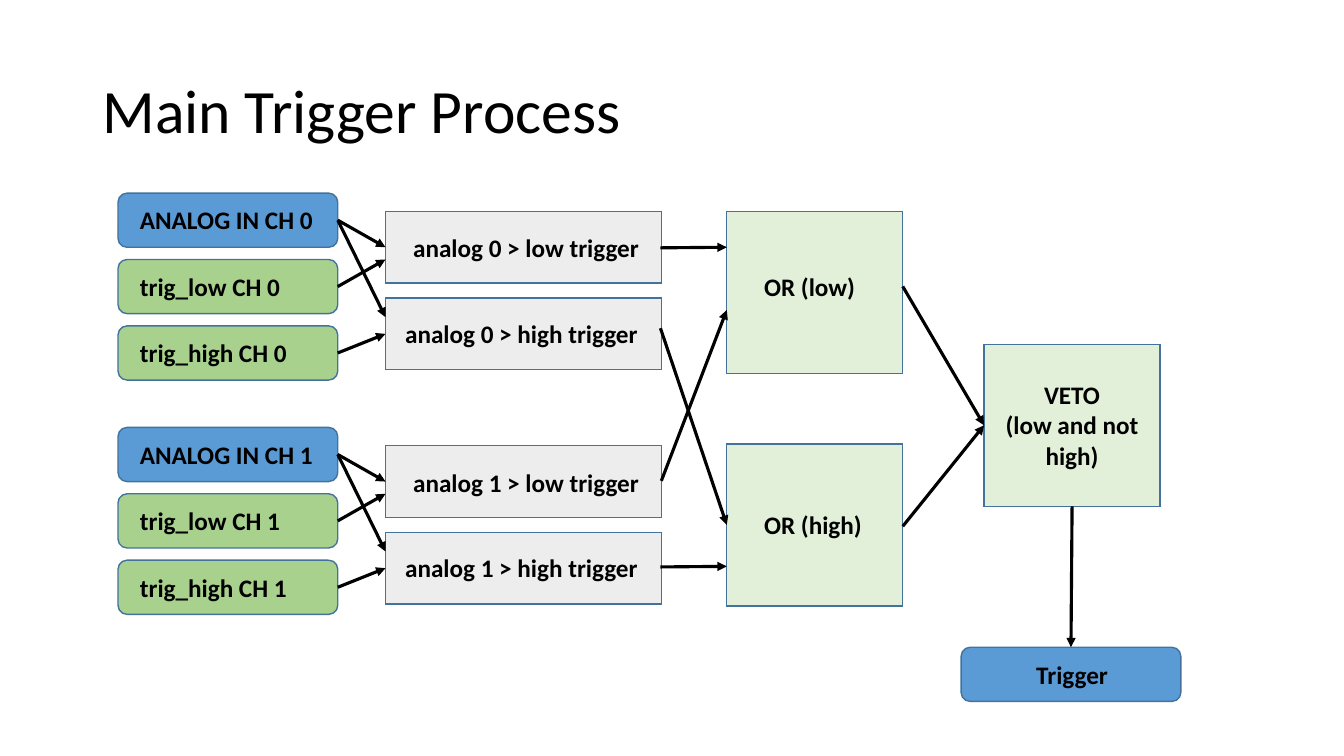
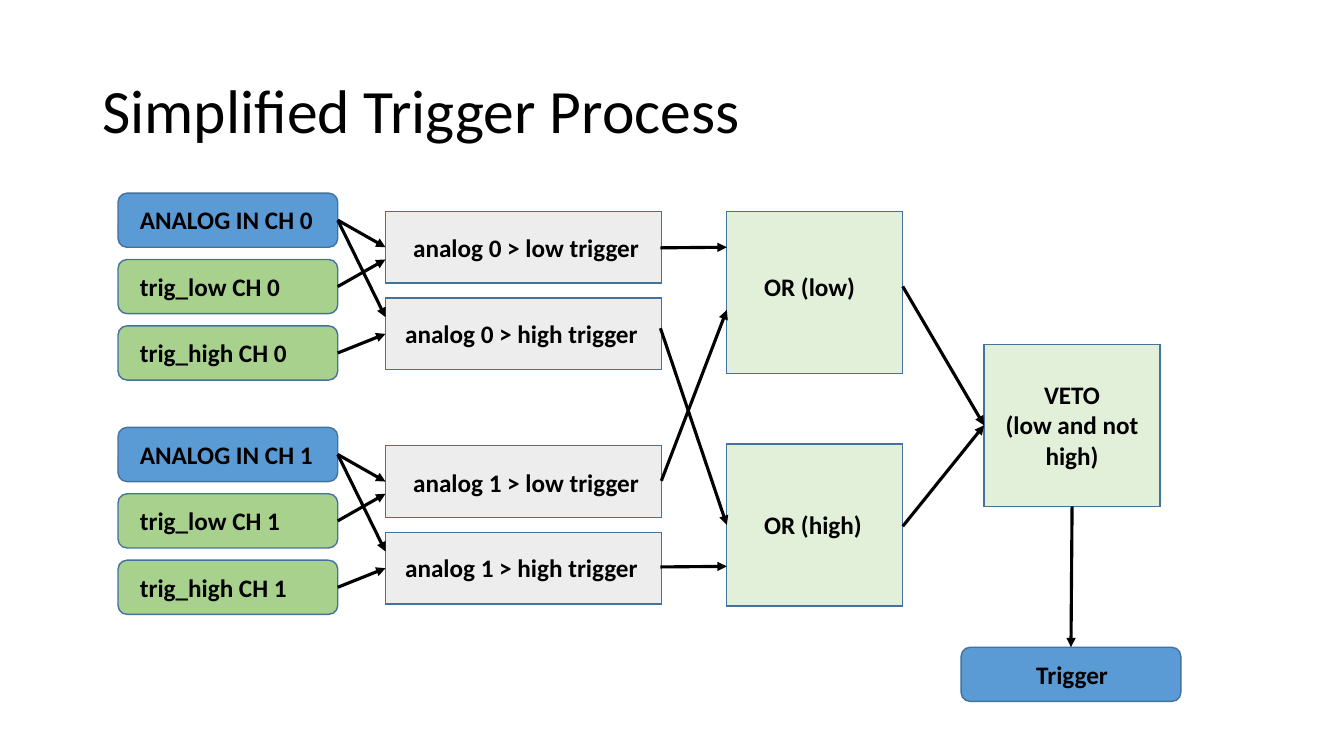
Before and after one commit to villano-lab/R76Firmware, a slide deck: slide 4 of docs/Firmware_Guide.pptx. Drawn at 1344x756 pixels with LibreOffice and Linux fonts; fonts in the diff are those of the drawing. Boxes give left, top, right and bottom in pixels: in the first picture for what was removed or moved away, otherwise in the second. Text is boxed around its words. In the diff, an @@ line names an element or a change of style, - is before the commit and + after.

```diff
--- a/docs/Firmware_Guide.pptx
+++ b/docs/Firmware_Guide.pptx
@@ title at (102, 90, 739, 144): text changed @@
-Main Trigger Process
+Simplified Trigger Process
```
Also in this commit, not shown: 2 other slides changed, 34 other files.
